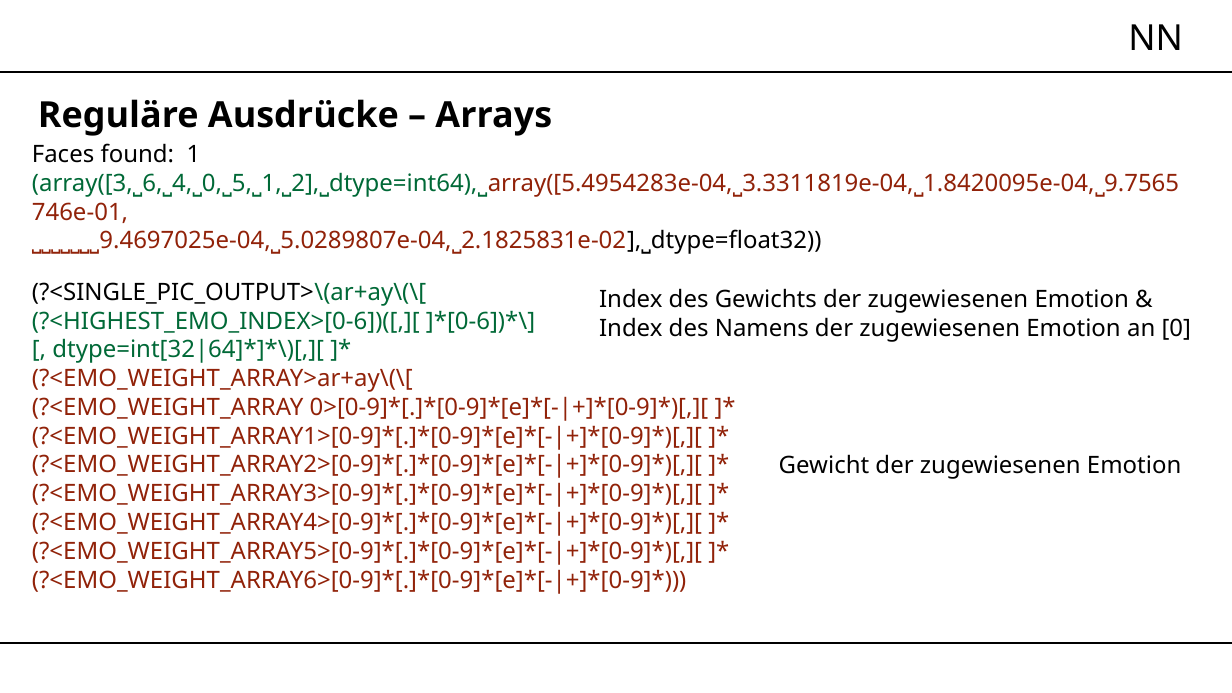
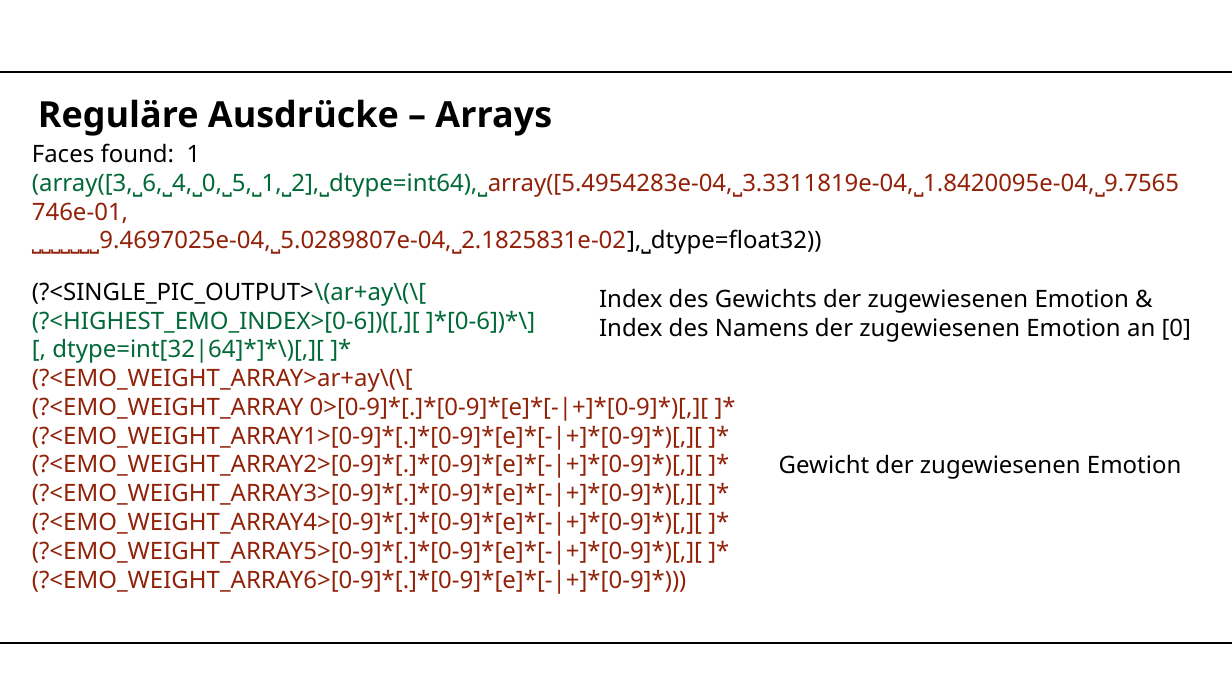
Before and after one commit to Eleanor1702/EmotionRecognition, a slide deck: slide 14 of documents/Präsentation/P2Präsentation.pptx. Drawn at 1232x693 pixels with LibreOffice and Linux fonts; fonts in the diff are those of the drawing; background and template pictures are left out. Boxes give left, top, right and bottom in pixels: in the first picture for what was removed or moved away, otherwise in the second. Text is boxed around its words. In the diff, an @@ line names an element or a change of style, - is before the commit and + after.

```diff
--- a/documents/Präsentation/P2Präsentation.pptx
+++ b/documents/Präsentation/P2Präsentation.pptx
@@ title removed at box(1128, 24, 1183, 50) @@
-NN
```
Also in this commit, not shown: 2 other slides changed.
